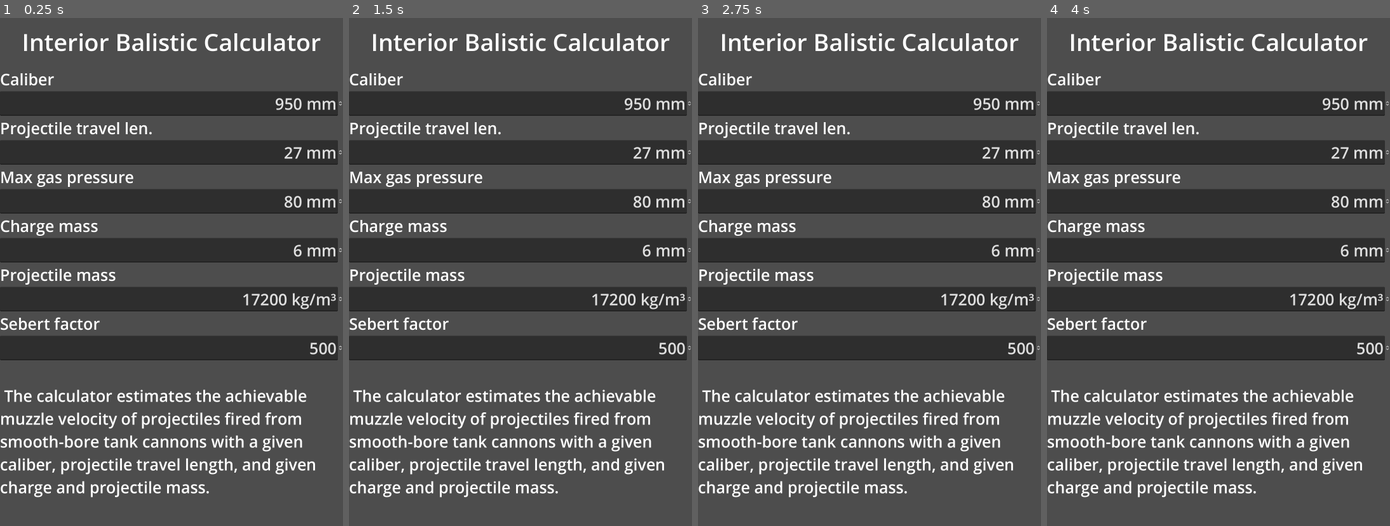
Above: before the commit, frames 1-4 (left to right).
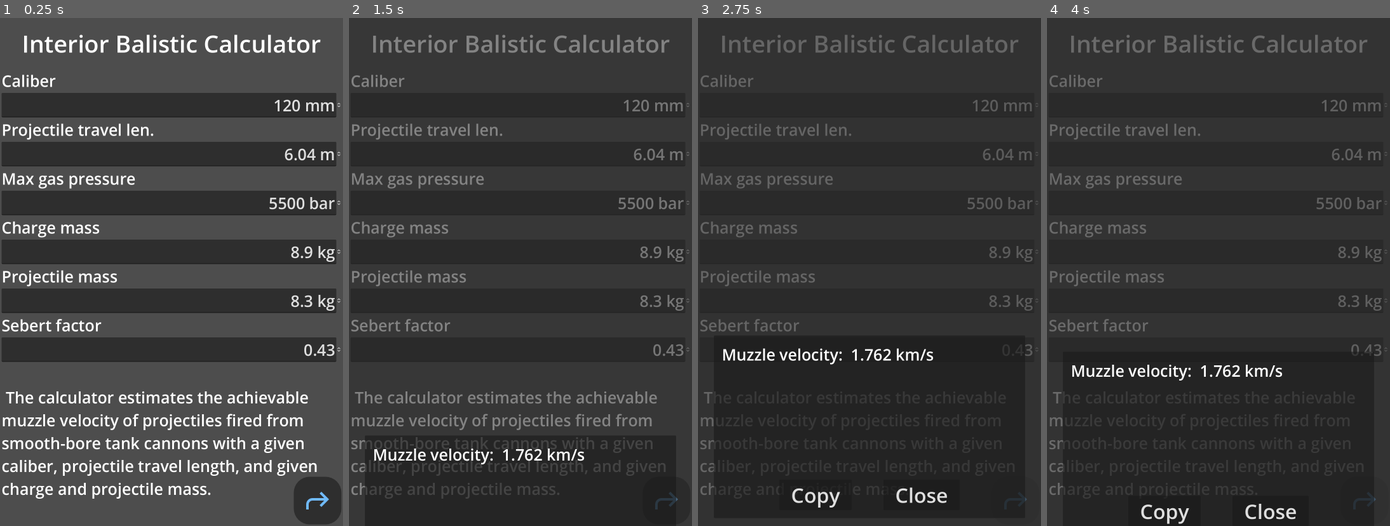
Above: after the commit, the same moments.

Repository: Honzapkcz/bal-calc
Game: Godot game, scene res://interior.tscn
Same seed, same stepped clock (60 frames per second), same inputs: the game is played once before the commit and once after it. This scene is started directly instead of the project's main scene.
Inputs (mouse positions are in pixels of both pictures, inside the frame that each line leads up to):
- Up to frame 1 (0.25 s): no input
- Up to frame 2 (1.5 s): click (667, 500) at 0.52 s; click (465, 495) at 1.25 s, where only the run after the commit has a clickable "Copy"
- Up to frame 3 (2.75 s): click (1016, 500) at 2.02 s
- Up to frame 4 (4 s): click (1163, 495) at 2.75 s, where only the run after the commit has a clickable "Copy"; click (1365, 500) at 3.52 s

The runs differ from the first frame. In frame 1, 16% of the frame differs, in the area x 0-100%, y 3-100%; in frame 2, 26%; in frame 3, 70%, in the area x 0-100%, y 0-100%; in frame 4, 70%.

Commit message:
Fixed UI for interior bal. calc. and some wierd scaling issues

Diff:
--- a/interior.tscn
+++ b/interior.tscn
@@ -1,33 +1,55 @@
-[gd_scene load_steps=3 format=3 uid="uid://drecrmo61gfk2"]
+[gd_scene load_steps=8 format=3 uid="uid://drecrmo61gfk2"]
 
 [ext_resource type="Script" path="res://interior.gd" id="1_wf5kf"]
 [ext_resource type="Theme" uid="uid://2twidl4uadyr" path="res://styl.tres" id="2_nkriu"]
+[ext_resource type="Texture2D" uid="uid://c1aw0nb4hrthx" path="res://shortcut.svg" id="3_xv7gm"]
 
-[node name="InteriorCalculator" type="Control"]
-layout_mode = 3
+[sub_resource type="StyleBoxEmpty" id="StyleBoxEmpty_h85y2"]
+
+[sub_resource type="StyleBoxFlat" id="StyleBoxFlat_f30vb"]
+bg_color = Color(0.223529, 0.223529, 0.223529, 0.6)
+corner_radius_top_left = 50
+corner_radius_top_right = 50
+corner_radius_bottom_right = 50
+corner_radius_bottom_left = 50
+
+[sub_resource type="StyleBoxFlat" id="StyleBoxFlat_t0f2b"]
+bg_color = Color(0, 0, 0, 0.6)
+corner_radius_top_left = 50
+corner_radius_top_right = 50
+corner_radius_bottom_right = 50
+corner_radius_bottom_left = 50
+
+[sub_resource type="StyleBoxFlat" id="StyleBoxFlat_61d46"]
+bg_color = Color(0.101961, 0.101961, 0.101961, 0.6)
+corner_radius_top_left = 50
+corner_radius_top_right = 50
+corner_radius_bottom_right = 50
+corner_radius_bottom_left = 50
+
+[node name="InteriorCalculator" type="MarginContainer"]
 anchors_preset = 15
 anchor_right = 1.0
 anchor_bottom = 1.0
 grow_horizontal = 2
 grow_vertical = 2
 theme = ExtResource("2_nkriu")
+theme_override_constants/margin_left = 5
+theme_override_constants/margin_top = 5
+theme_override_constants/margin_right = 5
+theme_override_constants/margin_bottom = 5
 script = ExtResource("1_wf5kf")
 
-[node name="ScrollContainer" type="ScrollContainer" parent="."]
-layout_mode = 1
-anchors_preset = 15
-anchor_right = 1.0
-anchor_bottom = 1.0
-grow_horizontal = 2
-grow_vertical = 2
+[node name="S" type="ScrollContainer" parent="."]
+layout_mode = 2
 follow_focus = true
 
-[node name="VBoxContainer" type="VBoxContainer" parent="ScrollContainer"]
+[node name="V" type="VBoxContainer" parent="S"]
 layout_mode = 2
 size_flags_horizontal = 3
 size_flags_vertical = 3
 
-[node name="Label" type="Label" parent="ScrollContainer/VBoxContainer"]
+[node name="Label" type="Label" parent="S/V"]
 custom_minimum_size = Vector2(0, 150)
 layout_mode = 2
 theme_override_font_sizes/font_size = 75
@@ -35,89 +57,118 @@
 horizontal_alignment = 1
 vertical_alignment = 1
 
-[node name="Control" type="Control" parent="ScrollContainer/VBoxContainer"]
+[node name="Control" type="Control" parent="S/V"]
 layout_mode = 2
 
-[node name="Label11" type="Label" parent="ScrollContainer/VBoxContainer"]
+[node name="Label11" type="Label" parent="S/V"]
 layout_mode = 2
 text = "Caliber"
 
-[node name="p_len" type="SpinBox" parent="ScrollContainer/VBoxContainer"]
+[node name="kal" type="SpinBox" parent="S/V"]
 layout_mode = 2
-min_value = 1.0
-max_value = 950.0
-value = 950.0
+min_value = 100.0
+max_value = 150.0
+value = 120.0
 allow_greater = true
 alignment = 2
 suffix = "mm"
 
-[node name="Label3" type="Label" parent="ScrollContainer/VBoxContainer"]
+[node name="Label3" type="Label" parent="S/V"]
 layout_mode = 2
 text = "Projectile travel len."
 
-[node name="dia" type="SpinBox" parent="ScrollContainer/VBoxContainer"]
+[node name="gbw" type="SpinBox" parent="S/V"]
 layout_mode = 2
 size_flags_horizontal = 3
-min_value = 1.0
-value = 27.0
+min_value = 4.0
+max_value = 8.0
+step = 0.01
+value = 6.04
 allow_greater = true
 alignment = 2
-suffix = "mm"
+suffix = "m"
 
-[node name="Label4" type="Label" parent="ScrollContainer/VBoxContainer"]
+[node name="Label4" type="Label" parent="S/V"]
 layout_mode = 2
 text = "Max gas pressure"
 
-[node name="f_len" type="SpinBox" parent="ScrollContainer/VBoxContainer"]
+[node name="pmax" type="SpinBox" parent="S/V"]
 layout_mode = 2
 size_flags_horizontal = 3
-value = 80.0
+min_value = 4000.0
+max_value = 7500.0
+value = 5500.0
 allow_greater = true
 alignment = 2
-suffix = "mm"
+suffix = "bar"
 
-[node name="Label5" type="Label" parent="ScrollContainer/VBoxContainer"]
+[node name="Label5" type="Label" parent="S/V"]
 layout_mode = 2
 text = "Charge mass"
 
-[node name="df" type="SpinBox" parent="ScrollContainer/VBoxContainer"]
+[node name="ml" type="SpinBox" parent="S/V"]
 layout_mode = 2
 size_flags_horizontal = 3
-value = 6.0
+min_value = 7.0
+max_value = 18.0
+step = 0.1
+value = 8.9
 allow_greater = true
 alignment = 2
-suffix = "mm"
+suffix = "kg"
 
-[node name="Label12" type="Label" parent="ScrollContainer/VBoxContainer"]
+[node name="Label12" type="Label" parent="S/V"]
 layout_mode = 2
 text = "Projectile mass"
 
-[node name="rhop" type="SpinBox" parent="ScrollContainer/VBoxContainer"]
+[node name="mg" type="SpinBox" parent="S/V"]
 layout_mode = 2
 size_flags_horizontal = 3
-min_value = 5000.0
-max_value = 20000.0
-value = 17200.0
+min_value = 5.0
+max_value = 20.0
+step = 0.1
+value = 8.3
 alignment = 2
-suffix = "kg/m³"
+suffix = "kg"
 
-[node name="Label6" type="Label" parent="ScrollContainer/VBoxContainer"]
+[node name="Label6" type="Label" parent="S/V"]
 layout_mode = 2
 text = "Sebert factor"
 
-[node name="bhnp" type="SpinBox" parent="ScrollContainer/VBoxContainer"]
+[node name="fsebert" type="SpinBox" parent="S/V"]
 layout_mode = 2
 size_flags_horizontal = 3
-min_value = 100.0
-max_value = 750.0
-value = 500.0
+min_value = 0.4
+max_value = 0.5
+step = 0.01
+value = 0.43
 alignment = 2
 
-[node name="Label2" type="Label" parent="ScrollContainer/VBoxContainer"]
+[node name="Label2" type="Label" parent="S/V"]
 layout_mode = 2
 autowrap_mode = 3
 
-[node name="Label7" type="Label" parent="ScrollContainer/VBoxContainer"]
+[node name="Label7" type="Label" parent="S/V"]
 layout_mode = 2
 text = " The calculator estimates the achievable muzzle velocity of projectiles fired from smooth-bore tank cannons with a given caliber, projectile travel length, and given charge and projectile mass."
 autowrap_mode = 3
+
+[node name="Button" type="Button" parent="."]
+custom_minimum_size = Vector2(150, 150)
+layout_mode = 2
+size_flags_horizontal = 8
+size_flags_vertical = 8
+theme_override_colors/icon_normal_color = Color(0.439216, 0.729412, 0.980392, 1)
+theme_override_colors/icon_focus_color = Color(0.439216, 0.729412, 0.980392, 1)
+theme_override_colors/icon_pressed_color = Color(0.439216, 0.729412, 0.980392, 1)
+theme_override_colors/icon_hover_color = Color(0.439216, 0.729412, 0.980392, 1)
+theme_override_colors/icon_hover_pressed_color = Color(0.439216, 0.729412, 0.980392, 1)
+theme_override_colors/icon_disabled_color = Color(0.439216, 0.729412, 0.980392, 1)
+theme_override_styles/focus = SubResource("StyleBoxEmpty_h85y2")
+theme_override_styles/hover = SubResource("StyleBoxFlat_f30vb")
+theme_override_styles/pressed = SubResource("StyleBoxFlat_t0f2b")
+theme_override_styles/normal = SubResource("StyleBoxFlat_61d46")
+icon = ExtResource("3_xv7gm")
+icon_alignment = 1
+
+[connection signal="pressed" from="Button" to="." method="calculate"]
